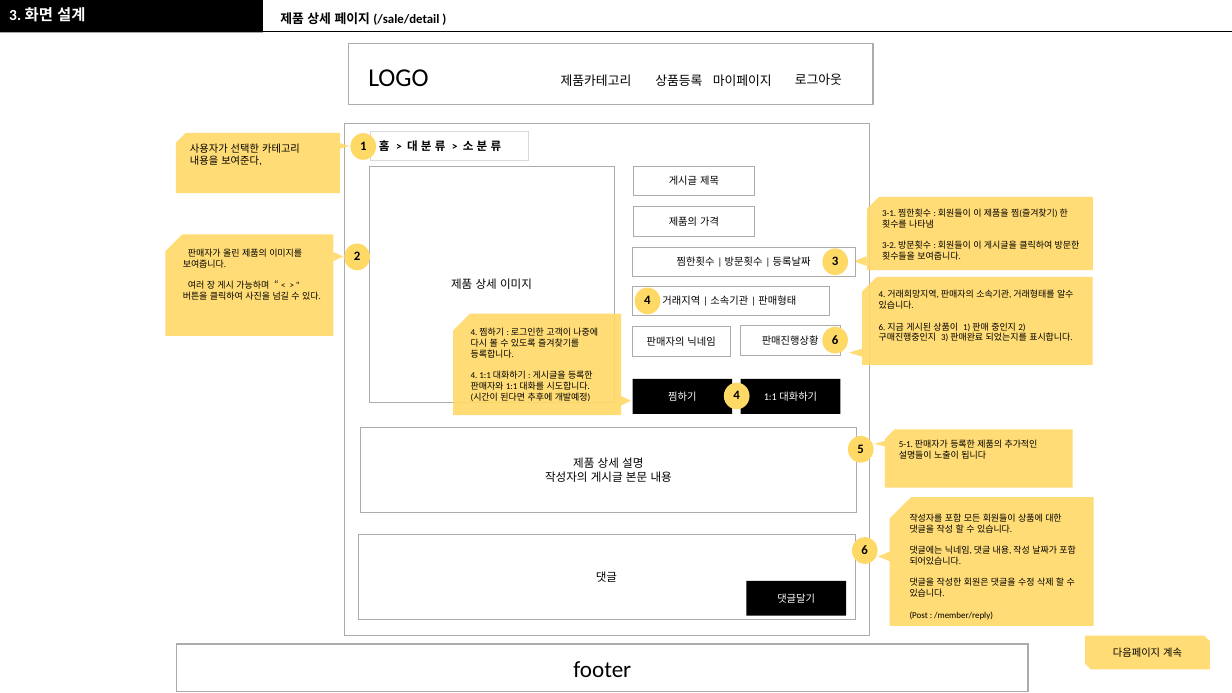
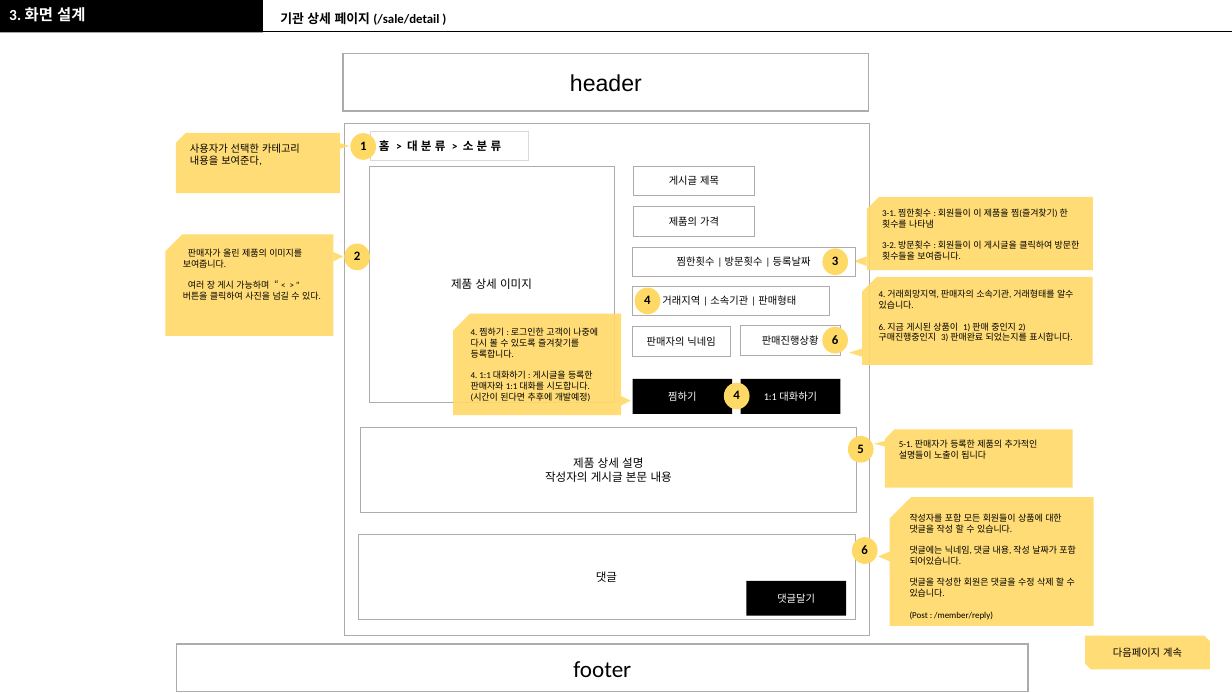
Before and after one commit to RealWarm/Common_Document, a slide deck: slide 12 of 온종일_돌봄/정훈_온종일_스토리보드_원본.pptx (slide 18 before the commit). Drawn at 1232x693 pixels with LibreOffice and Linux fonts; fonts in the diff are those of the drawing. Boxes give left, top, right and bottom in pixels: in the first picture for what was removed or moved away, otherwise in the second. Text is boxed around its words. In the diff, an @@ line names an element or a change of style, - is before the commit and + after.

```diff
--- a/온종일_돌봄/정훈_온종일_스토리보드_원본.pptx
+++ b/온종일_돌봄/정훈_온종일_스토리보드_원본.pptx
@@ text at (x1=280, y1=12, x2=439, y2=25): text changed @@
-제품 상세 페이지 (/sale/detail )
+기관 상세 페이지 (/sale/detail )
@@ rectangle added at (x1=343, y1=54, x2=869, y2=111), fill #FFFFFF, outline #AFABAB 1 pt, 18 pt, text #000000 @@
+header
@@ rectangle removed at (x1=348, y1=43, x2=873, y2=104) @@
@@ text removed at (x1=368, y1=69, x2=428, y2=86) @@
-LOGO
@@ text removed at (x1=561, y1=74, x2=632, y2=86) @@
-제품카테고리
@@ text removed at (x1=655, y1=74, x2=702, y2=86) @@
-상품등록
@@ text removed at (x1=713, y1=74, x2=772, y2=86) @@
-마이페이지
@@ text removed at (x1=795, y1=73, x2=842, y2=85) @@
-로그아웃
```
Also in this commit, not shown: 3 other slides changed, 1 slide added, 1 slide removed, 5 other files.
